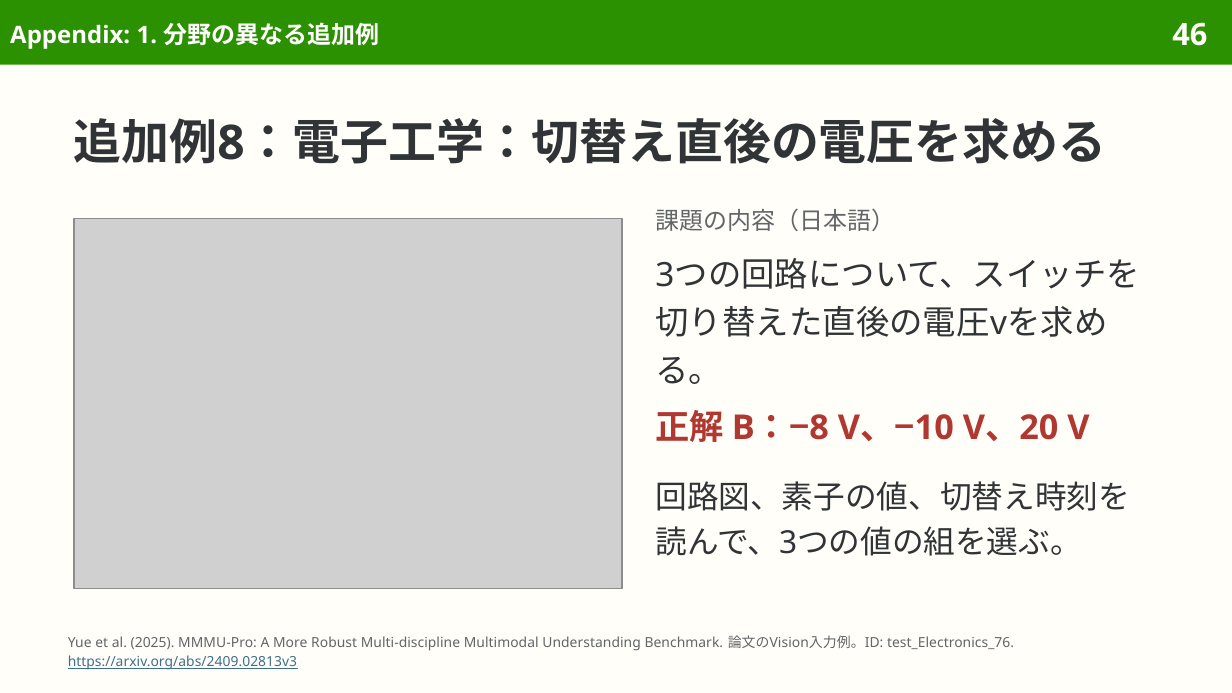
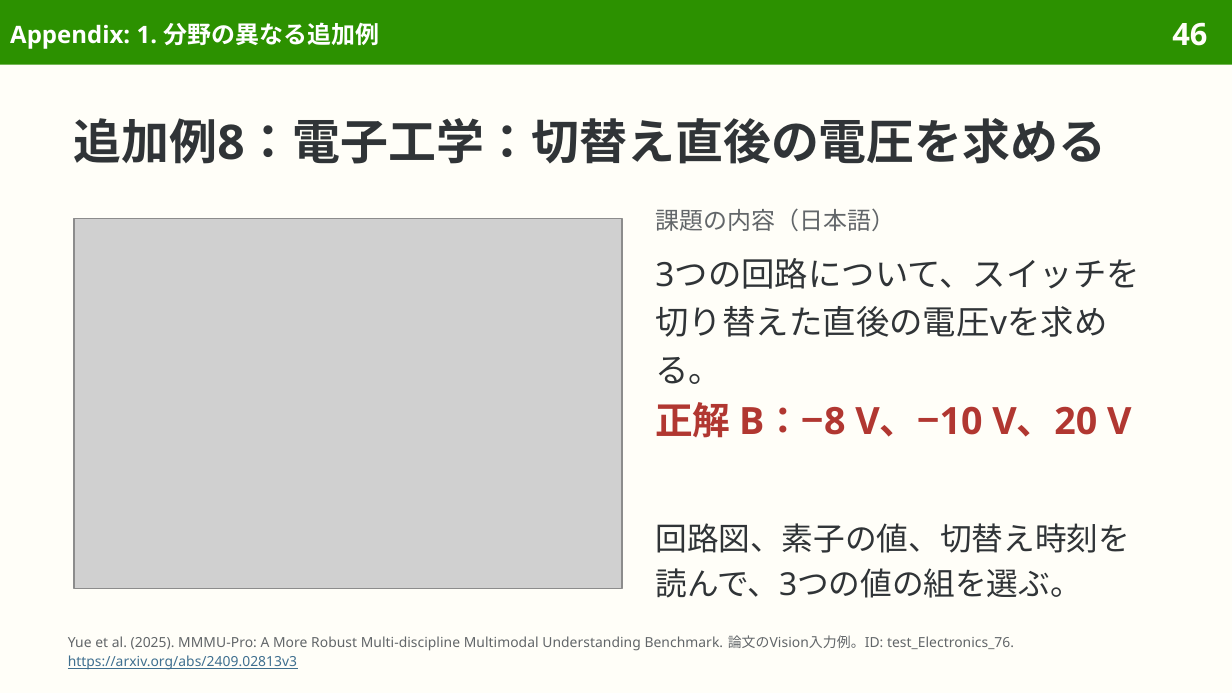
Before and after one commit to sasakiy84/datasets-in-10-minutes, a slide deck: slide 46 of slides/datasets-in-10-minutes-mmmu-pro.pptx. Drawn at 1232x693 pixels with LibreOffice and Linux fonts; fonts in the diff are those of the drawing; grey boxes stand for pictures. Boxes give left, top, right and bottom in pixels: in the first picture for what was removed or moved away, otherwise in the second. Text is boxed around its words. In the diff, an @@ line names an element or a change of style, - is before the commit and + after.

```diff
--- a/slides/datasets-in-10-minutes-mmmu-pro.pptx
+++ b/slides/datasets-in-10-minutes-mmmu-pro.pptx
@@ text "正解 B：−8 V、−10 V、20 V" at [655, 402, 1131, 438]: size 20 to 22 pt; line spacing 1.2 to 26.4pt @@
@@ text "回路図、素子の値、切替え時刻を読んで、3つの値の組を選ぶ。": place and size @@
-text "回路図、素子の値、切替え時刻を読んで、3つの値の組を選ぶ。" at [655, 481, 1130, 556]
+text "回路図、素子の値、切替え時刻を読んで、3つの値の組を選ぶ。" at [655, 523, 1130, 598]
```
Also in this commit, not shown: 12 other slides changed, 5 other files.
